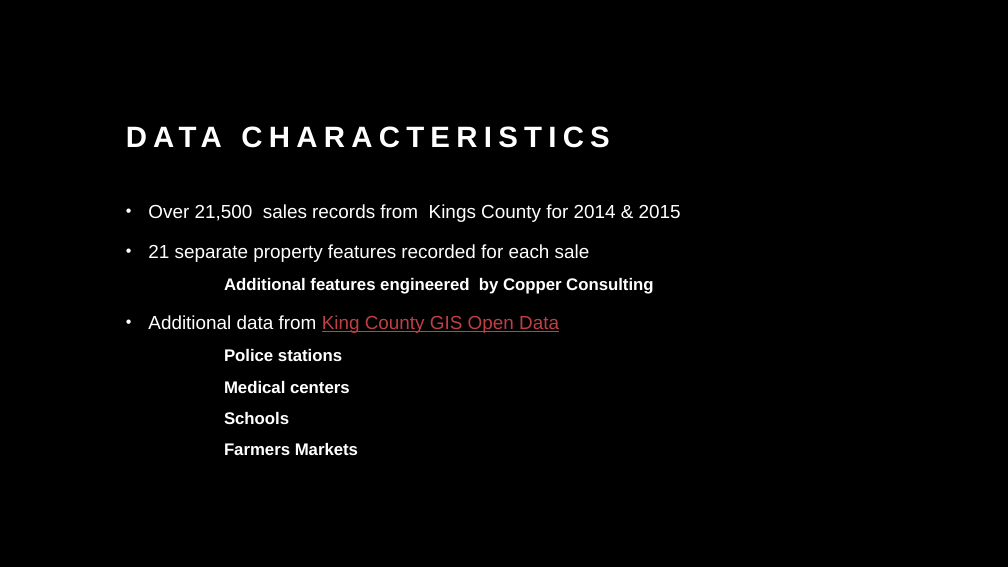
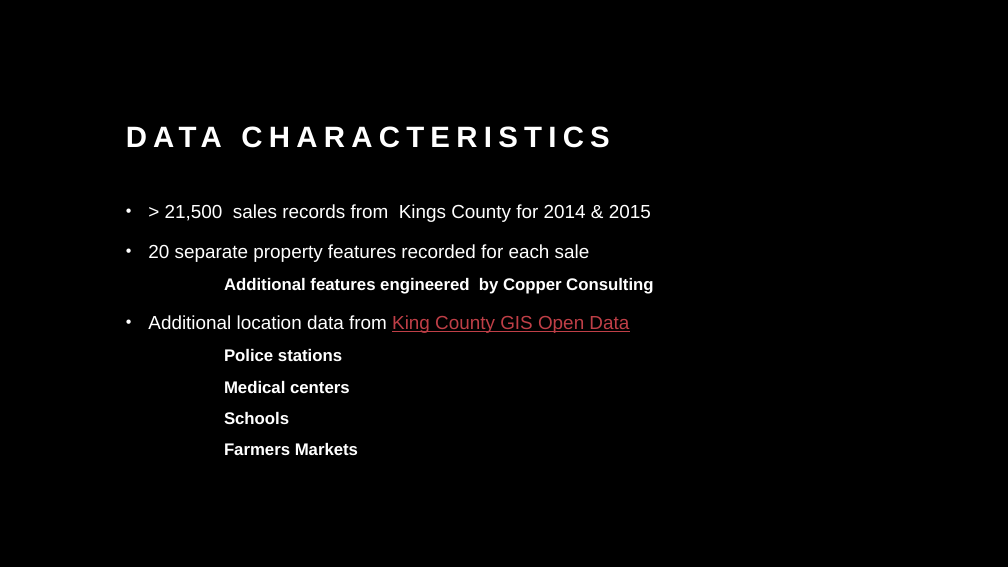
Before and after one commit to Shoemaker703/home_sales_analysis_project, a slide deck: slide 4 of Kings County HousIng Price Analysis.pptx. Drawn at 1008x567 pixels with LibreOffice and Linux fonts; fonts in the diff are those of the drawing. Boxes give left, top, right and bottom in pixels: in the first picture for what was removed or moved away, otherwise in the second. Text is boxed around its words. In the diff, an @@ line names an element or a change of style, - is before the commit and + after.

```diff
--- a/Kings County HousIng Price Analysis.pptx
+++ b/Kings County HousIng Price Analysis.pptx
@@ text at (x1=148, y1=204, x2=651, y2=262): text changed @@
-• Over 21,500 sales records from Kings County for 2014 & 2015
-• 21 separate property features recorded for each sale
+• > 21,500 sales records from Kings County for 2014 & 2015
+• 20 separate property features recorded for each sale
@@ text at (x1=148, y1=315, x2=629, y2=333): text changed; text colour #BF3F47 to #FFFFFF @@
-• Additional data from King County GIS Open Data
+• Additional location data from King County GIS Open Data
```
Also in this commit, not shown: 8 other slides changed, 1 slide removed, 1 other file.
